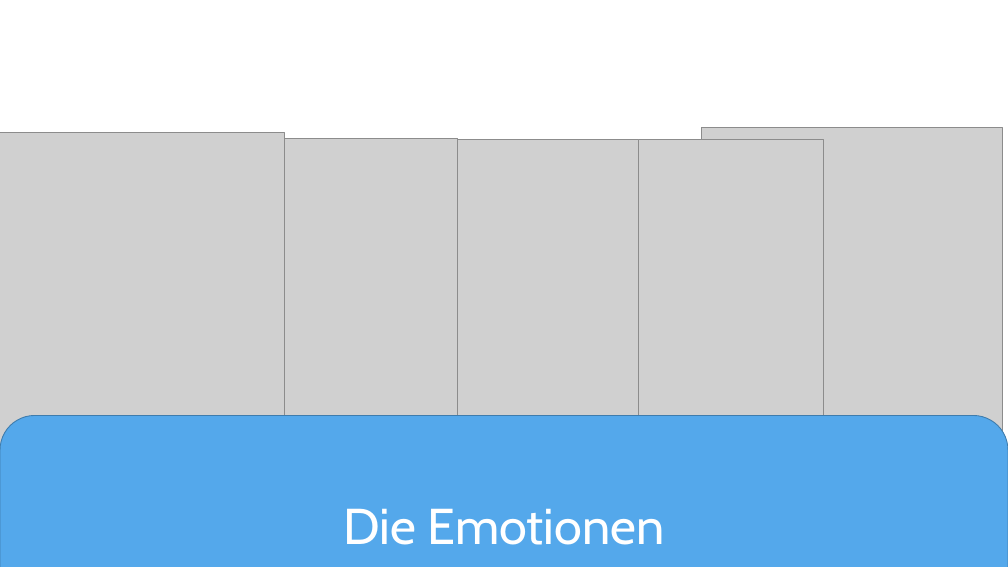
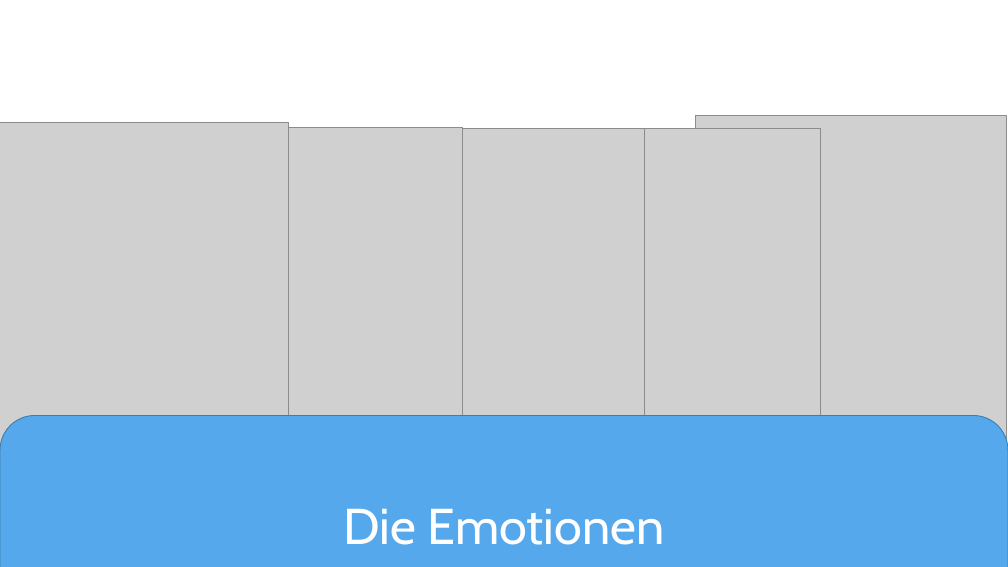
Before and after one commit to MoBoldi/VitaChi, a slide deck: slide 3 of powerpoint/VitaChi_Präs.pptx (slide 4 before the commit). Drawn at 1008x567 pixels with LibreOffice and Linux fonts; fonts in the diff are those of the drawing; grey boxes stand for pictures. Boxes give left, top, right and bottom in pixels: in the first picture for what was removed or moved away, otherwise in the second. Text is boxed around its words. In the diff, an @@ line names an element or a change of style, - is before the commit and + after.

Commit message:
PP

```diff
--- a/powerpoint/VitaChi_Präs.pptx
+++ b/powerpoint/VitaChi_Präs.pptx
@@ picture: place and size @@
-picture at bbox=[702, 128, 1002, 439]
+picture at bbox=[696, 116, 1006, 439]
@@ 3 pictures: place and size @@
-3 pictures at bbox=[0, 133, 639, 456]
+3 pictures at bbox=[0, 123, 644, 445]
@@ picture: place and size @@
-picture at bbox=[523, 139, 823, 451]
+picture at bbox=[520, 129, 820, 440]
```
Also in this commit, not shown: 1 slide removed.
